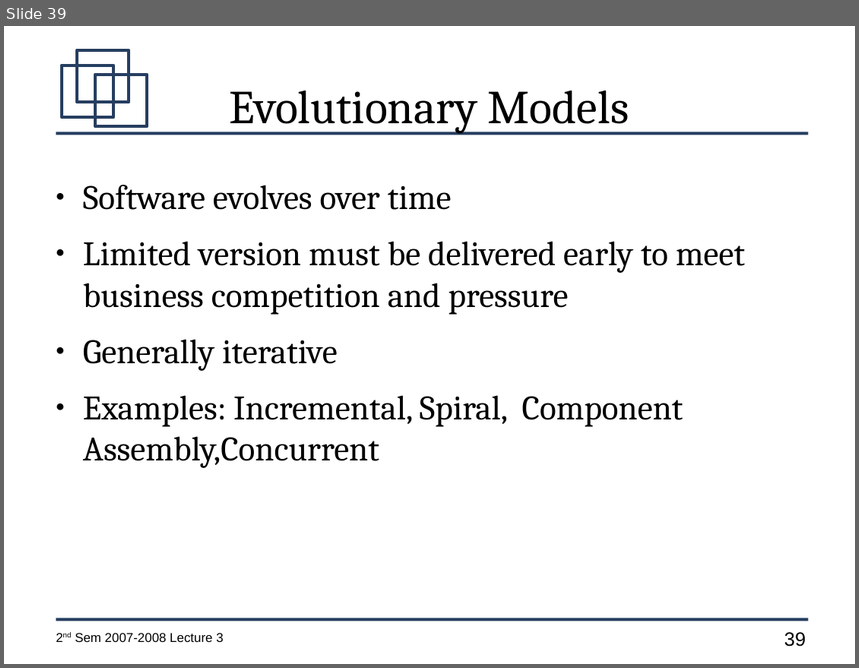
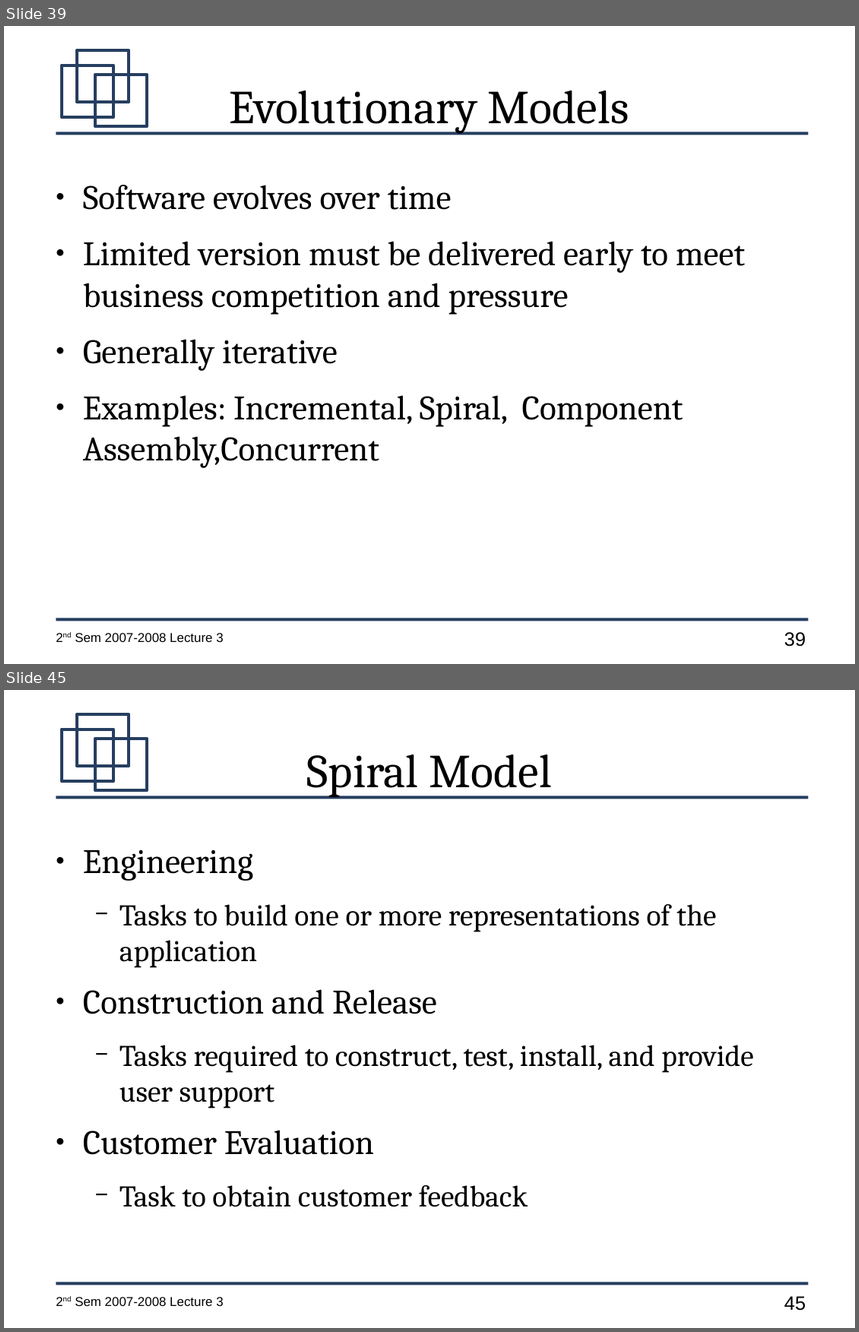
Before and after one commit to jachermocilla/jach-homepage, a slide deck: CMSC128-2nd-Sem-2007-L3.odp. Shown one above the other, each under a label of ours: slide 39 before the commit, slides 39 and 45 after it; the slides between them are not shown. The pictures are 859x668 and 859x1332 pixels, drawn with LibreOffice and Linux fonts; fonts in the diff are those of the drawing. Boxes give left, top, right and bottom in pixels: in the first picture for what was removed or moved away, otherwise in the second. Text is boxed around its words. In the diff, an @@ line names an element or a change of style, - is before the commit and + after.

```diff
--- a/CMSC128-2nd-Sem-2007-L3.odp
+++ b/CMSC128-2nd-Sem-2007-L3.odp
@@ slide 45 added at [4,690,855,1328], background #FFFFFF; not listed: 7 template elements that a slide beside it also shows @@
@@ title added at [307,755,551,798], 44 pt, text #000000 @@
+Spiral Model
@@ text added at [83,850,753,1208], 28 pt, text #000000 @@
+● Engineering
+  − Tasks to build one or more representations of the application
+● Construction and Release
+  − Tasks required to construct, test, install, and provide user support
+● Customer Evaluation
+  − Task to obtain customer feedback
```
Also in this commit, not shown: 15 other slides added.
